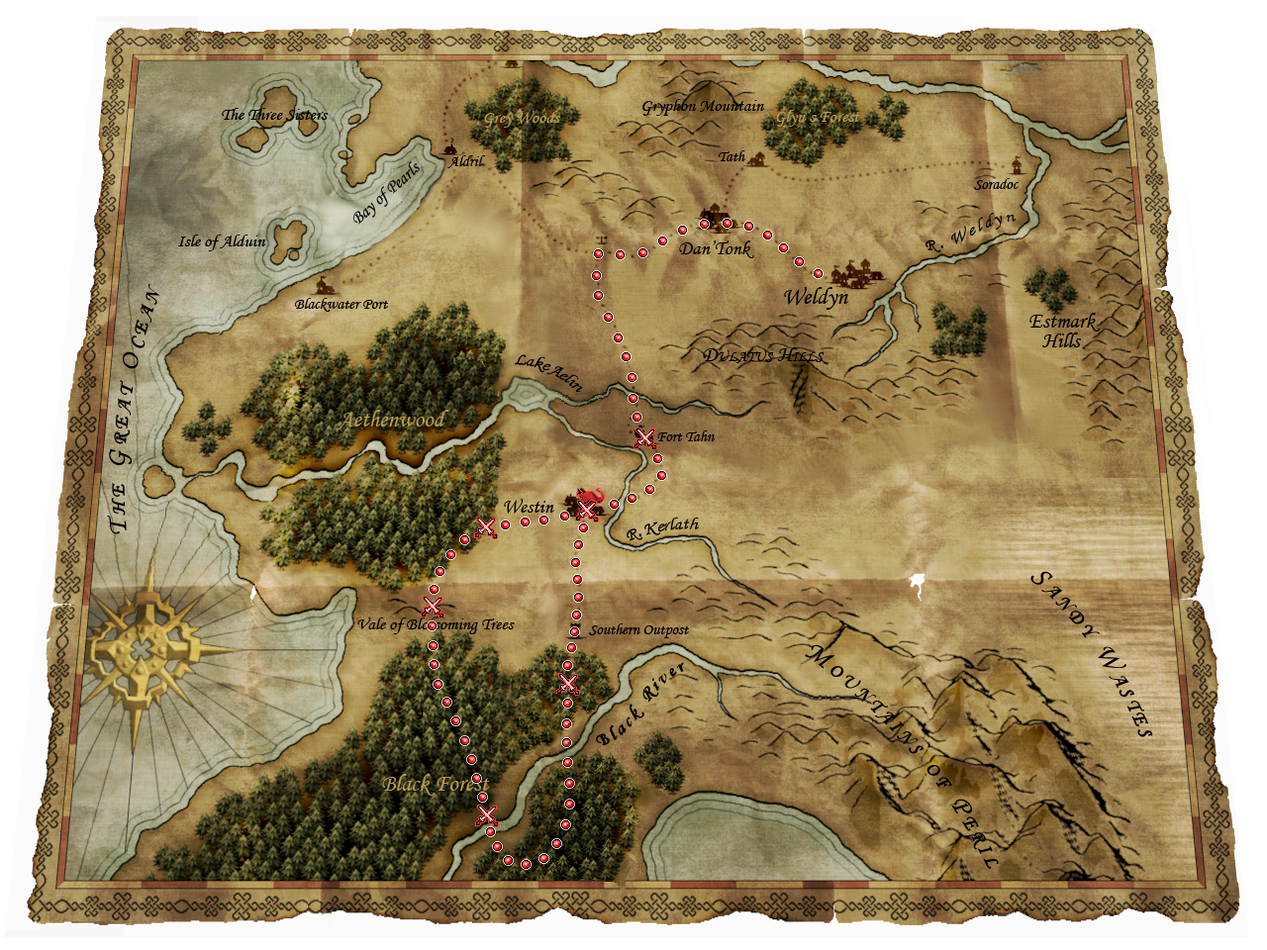
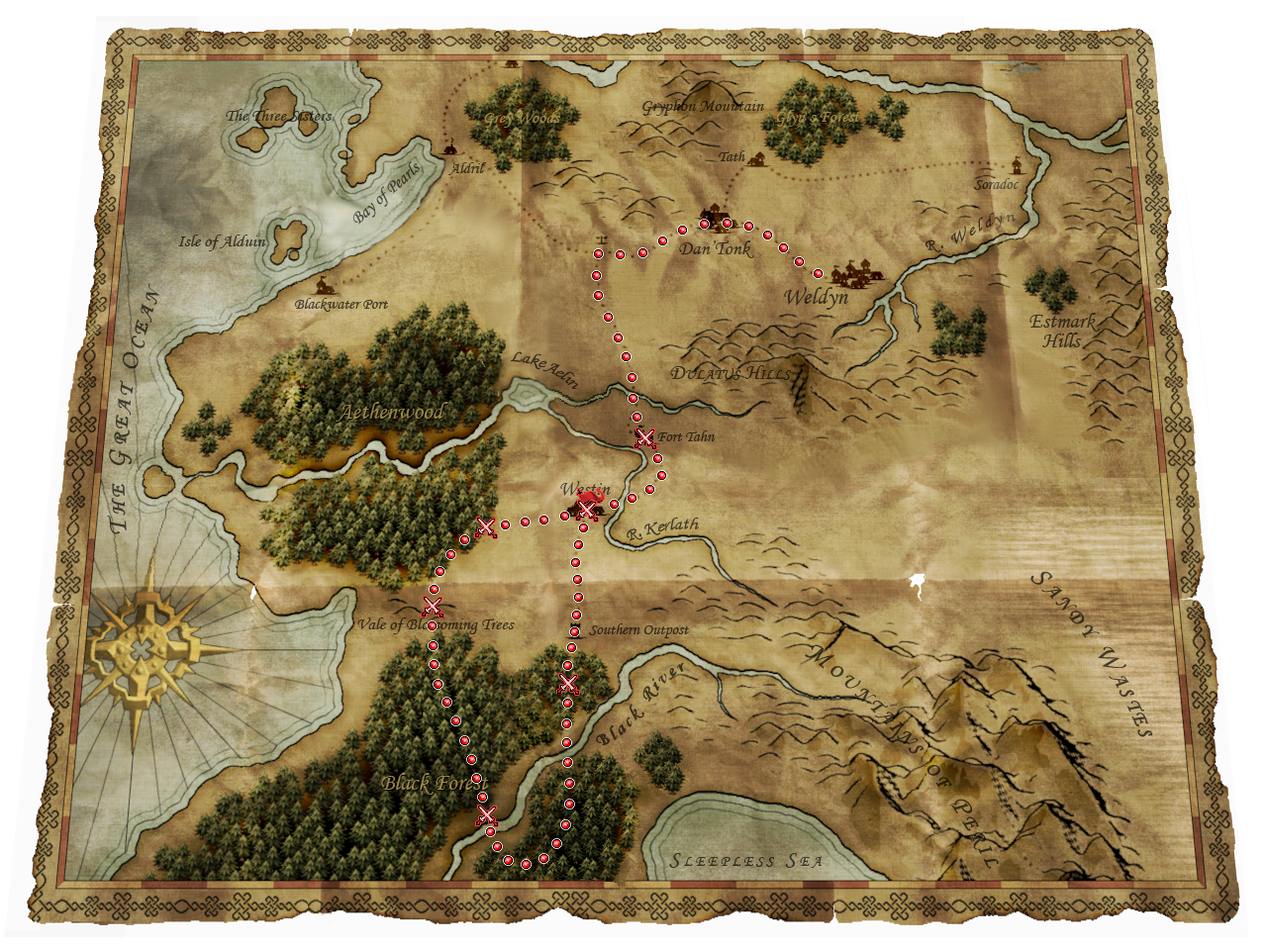
Revision of a layered 1267x950 image; what changed, layer by layer:
painted on "tsg.webp" over [106, 98, 1153, 869]
